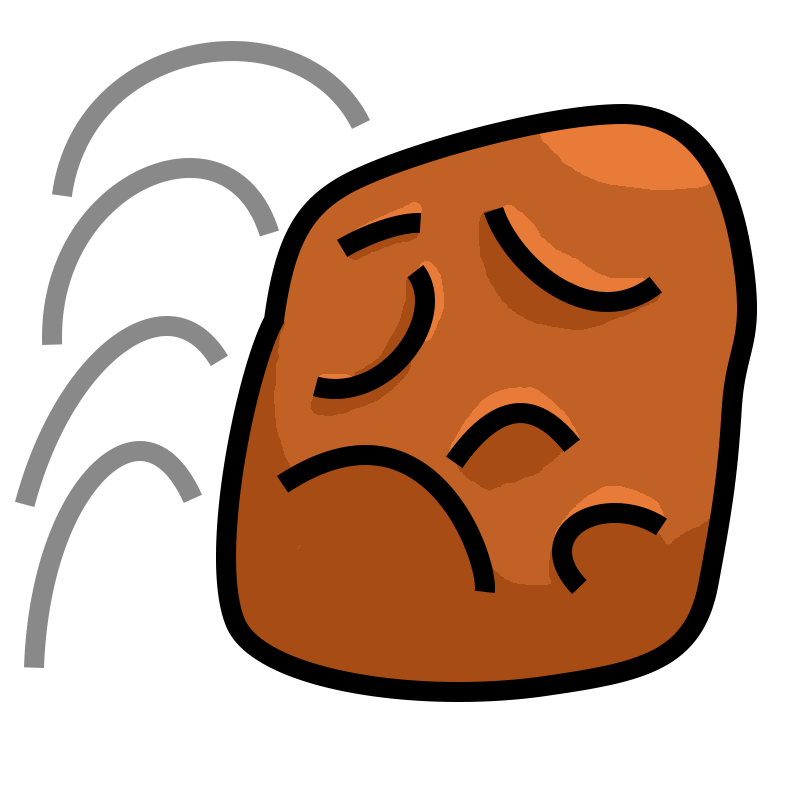
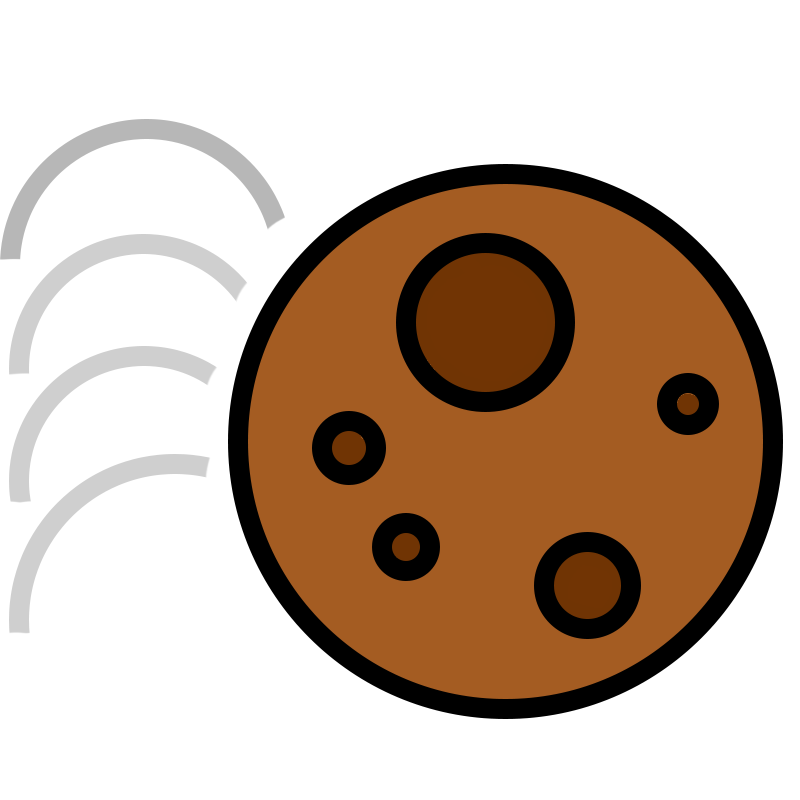
Comparing the layer stacks of the two 800 x 800 images. Changes:
renamed "Background" to "Ellipse 5", showed it, moved it above "Ellipse 1", painted on it over [0, 41, 783, 719]
renamed "Shape 12" to "Ellipse 1", painted on it over [228, 164, 783, 719]
removed layer "Shape 10" over [572, 522, 656, 581]
removed layer "Shape 9" over [277, 445, 495, 593]
removed layer "Shape 8" over [446, 403, 580, 457]
removed layer "Shape 7" over [318, 277, 415, 379]
removed layer "Shape 6" over [503, 207, 650, 293]
removed layer "Shape 5" over [24, 441, 202, 668]
removed layer "Shape 4" over [15, 316, 228, 502]
removed layer "Shape 3" over [42, 158, 279, 345]
removed layer "Shape 2" over [52, 41, 370, 195]
removed layer "Shape 1" over [216, 104, 757, 702]
painted on "Layer 1" over [227, 109, 773, 712]
